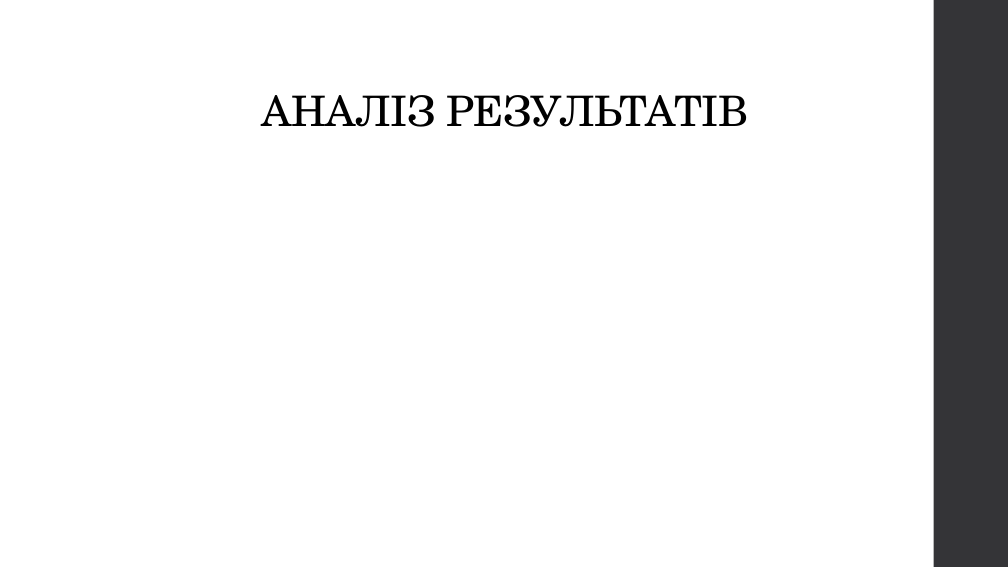
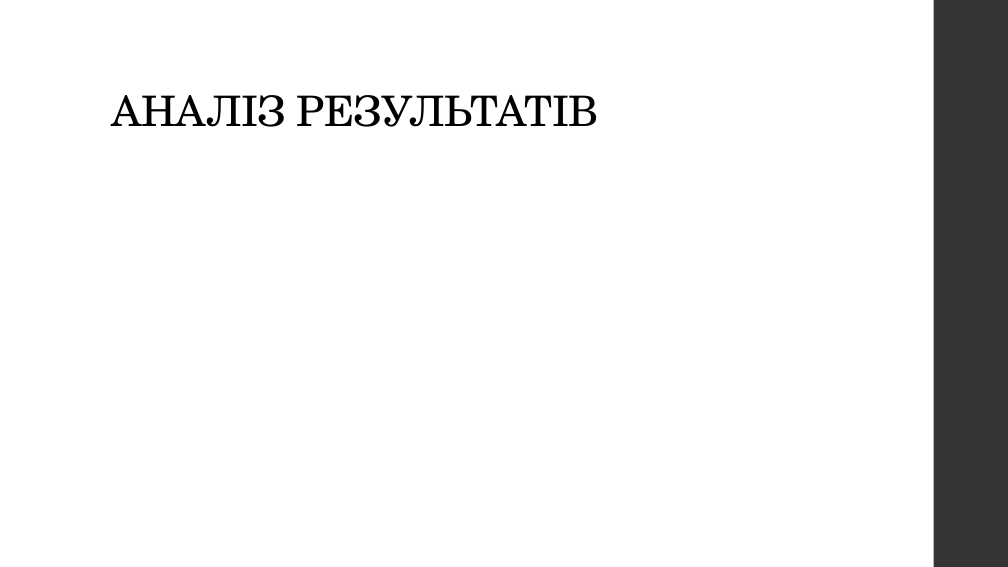
Before and after one commit to Romchyk-S/Thesis, a slide deck: slide 9 of Застосування методів машинного навчання для прогнозування елементів конструкцій.pptx. Drawn at 1008x567 pixels with LibreOffice and Linux fonts; fonts in the diff are those of the drawing. Boxes give left, top, right and bottom in pixels: in the first picture for what was removed or moved away, otherwise in the second. Text is boxed around its words. In the diff, an @@ line names an element or a change of style, - is before the commit and + after.

```diff
--- a/Застосування методів машинного навчання для прогнозування елементів конструкцій.pptx
+++ b/Застосування методів машинного навчання для прогнозування елементів конструкцій.pptx
@@ title "АНАЛІЗ РЕЗУЛЬТАТІВ" at (112,95,599,127): alignment centre to left @@
```
Also in this commit, not shown: 2 other slides changed, 6 slides added, 6 slides removed, 2 other files.
